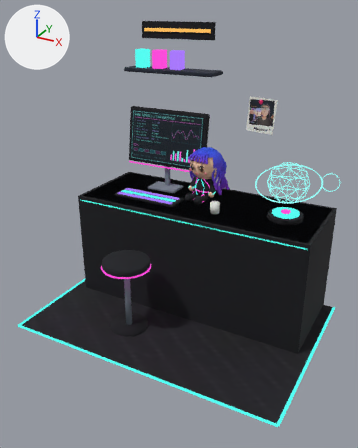
The glTF model assets/bt-engineering/bt-engineering.glb: old version first, new version second.
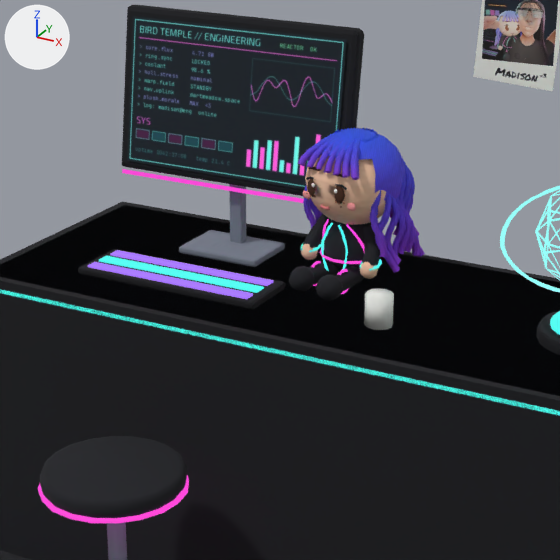
Old and new are each drawn whole from a 50 mm lens placed at (-3.28, 84.11, -17.9), pointed at (-6.43, 89.84, -20.77) and again close up on the part from 25% to 77% of the width and 23% to 65% of the height. Lighting does not change. The marker at upper left points along +X, +Y and +Z. The older version's two pictures come first. Where no turn or scale is listed for an object, it has been applied to the vertices. Vertices at exactly the same position are counted once.

Before the edit, the objects in view are built like this:
```python
ob_mesh_0 = bpy.data.objects.new('Mesh_0', me_mesh_0)
ob_mesh_0.location = (-8.62, 91.5, -22.5)
ob_mesh_1 = bpy.data.objects.new('Mesh_1', me_mesh_1)
ob_mesh_1.location = (-8.62, 91.5, -22.5)
ob_mesh_4 = bpy.data.objects.new('Mesh_4', me_mesh_4)
ob_mesh_4.location = (-13.77, 182.23, -42.7)
ob_mesh_5 = bpy.data.objects.new('Mesh_5', me_mesh_5)
ob_mesh_5.location = (-8.62, 91.5, -22.5)
# also in view: 'Mesh_2' at (-5.88, 91.47, -19.45); 'Mesh_3' at (-7.35, 91.04, -19.9)
```
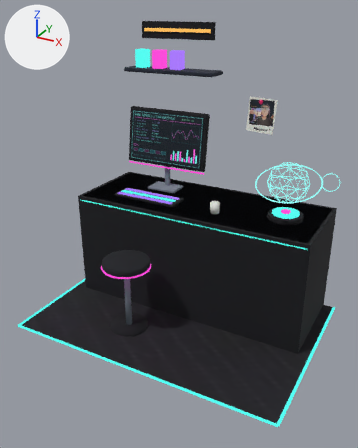
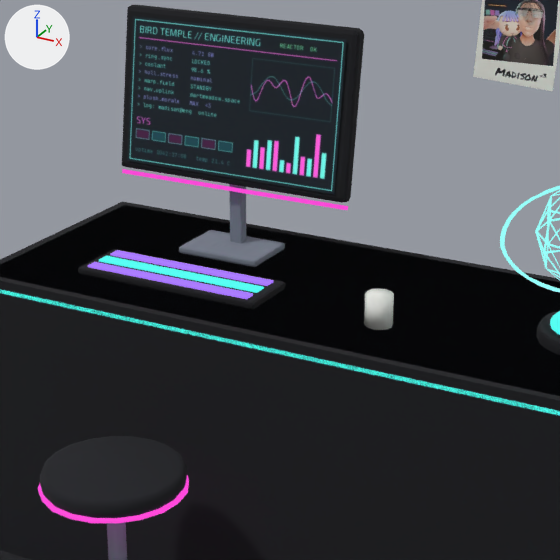
Boxes [x1, y1, x2, y2] around the edits, measured in the close-ups (560 x 560 px):
'Mesh_0', reshaped
    both: [0, 5, 560, 560]
part 1 of me_mesh_0, deleted
    before: [288, 127, 425, 301]
part 2 of me_mesh_1, deleted
    before: [301, 219, 382, 294]
part 3 of me_mesh_5, surface changed
    both: [286, 234, 456, 299]

Edits to the bpy script that builds the scene:
```text
Change mat_bte_felt:
    where n3 = _N.new('ShaderNodeMapping'); n3.name = 'Mapping'
    n3.inputs[3].default_value: (15.63, 7.627, 1.0) -> (13.63, 3.626, 1.0)  # 'Scale'
Change me_mesh_0:
    used by ob_mesh_0; location = (-8.62, 91.5, -22.5)
    remove me_mesh_0.from_pydata(...)  # 4997 vertices, 9526 faces; spans x 0.02..4.22, y -2.92..-0.02, z 0.0..4.38
    add me_mesh_0.from_pydata(...)  # 1010 vertices, 1944 faces; spans x 0.02..4.22, y -2.92..-0.02, z 0.0..4.38
    me_mesh_0 part 1: 43 loose pieces with 3987 vertices, spanning x 1.75..2.41, y -0.94..-0.19, z 1.75..2.58, are deleted
    other edits to the shape of me_mesh_0 do not show in these pictures
Change me_mesh_1:
    used by ob_mesh_1; location = (-8.62, 91.5, -22.5)
    remove me_mesh_1.from_pydata(...)  # 1589 vertices, 3070 faces; spans x 0.0..4.24, y -2.94..-0.02, z 0.02..4.28
    add me_mesh_1.from_pydata(...)  # 376 vertices, 676 faces; spans x 0.0..4.24, y -2.94..-0.02, z 0.02..4.28
    me_mesh_1 part 2: 10 loose pieces with 1213 vertices, spanning x 1.79..2.31, y -0.83..-0.4, z 1.75..2.12, are deleted
Change me_mesh_5:
    where me_mesh_5.from_pydata(...)  # 8 vertices, 12 faces; spans x 0.2..4.04, y -1.49..0.0, z 0.0..1.75
    used by ob_mesh_5; location = (-8.62, 91.5, -22.5)
    me_mesh_5 part 3: texture (UV) coordinates of 12 of 12 faces, centred in x 0.2..4.04, y -1.49..0.0, z 0.0..1.75, changed; they spanned u 0.02..0.02, v 0.97..0.98 and now span u 0.02..0.03, v 0.94..0.97
```
